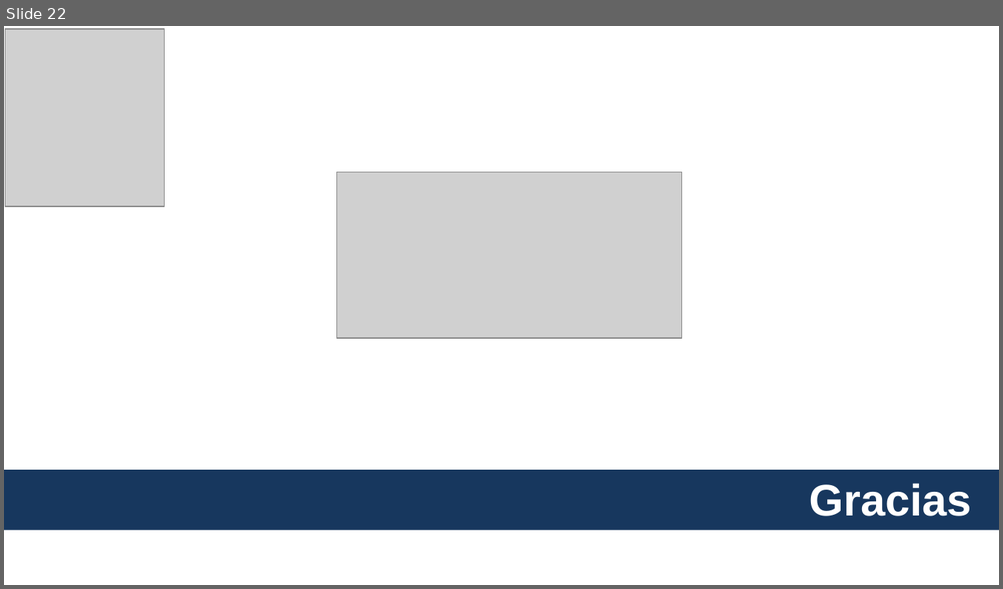
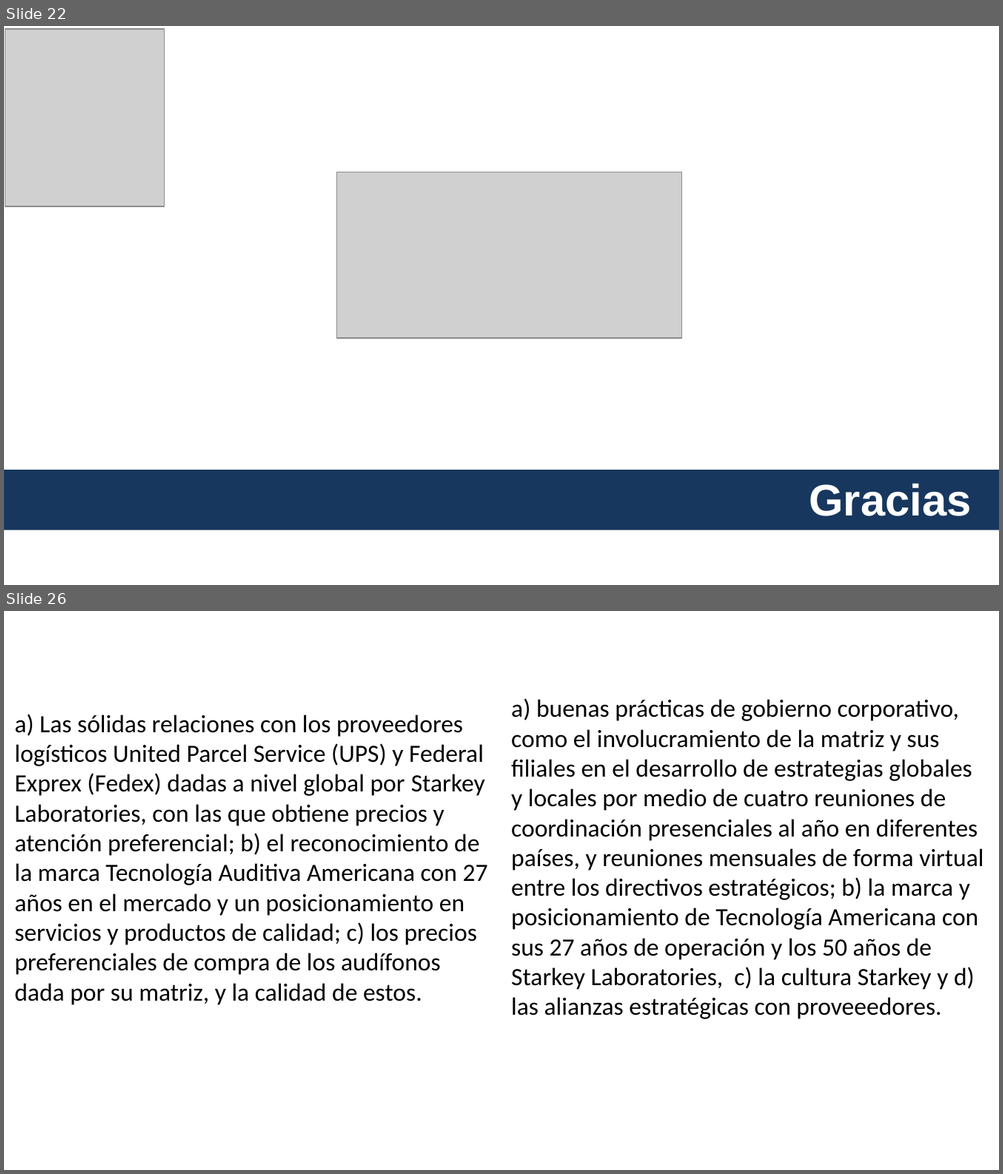
Before and after one commit to dmontjoy/starkey, a slide deck: PresentaciónStarkey.pptx. Shown one above the other, each under a label of ours: slide 22 before the commit, slides 22 and 26 after it; the slides between them are not shown. The pictures are 1003x589 and 1003x1174 pixels, drawn with LibreOffice and Linux fonts; fonts in the diff are those of the drawing; grey boxes stand for pictures; background and template pictures are left out. Boxes give left, top, right and bottom in pixels: in the first picture for what was removed or moved away, otherwise in the second. Text is boxed around its words. In the diff, an @@ line names an element or a change of style, - is before the commit and + after.

```diff
--- a/PresentaciónStarkey.pptx
+++ b/PresentaciónStarkey.pptx
@@ slide 26 added at <box>4,611,999,1170</box>, background #FFFFFF @@
@@ text added at <box>511,698,983,1019</box>, 18 pt, text #000000 @@
+a) buenas prácticas de gobierno corporativo, como el involucramiento de la matriz y sus filiales en el desarrollo de estrategias globales y locales por medio de cuatro reuniones de coordinación presenciales al año en diferentes países, y reuniones mensuales de forma virtual entre los directivos estratégicos; b) la marca y posicionamiento de Tecnología Americana con sus 27 años de operación y los 50 años de Starkey Laboratories, c) la cultura Starkey y d) las alianzas estratégicas con proveeedores.
@@ text added at <box>14,714,488,1005</box>, 18 pt, text #000000 @@
+a) Las sólidas relaciones con los proveedores logísticos United Parcel Service (UPS) y Federal Exprex (Fedex) dadas a nivel global por Starkey Laboratories, con las que obtiene precios y atención preferencial; b) el reconocimiento de la marca Tecnología Auditiva Americana con 27 años en el mercado y un posicionamiento en servicios y productos de calidad; c) los precios preferenciales de compra de los audífonos dada por su matriz, y la calidad de estos.
```
Also in this commit, not shown: 6 other slides added, 22 other files.
